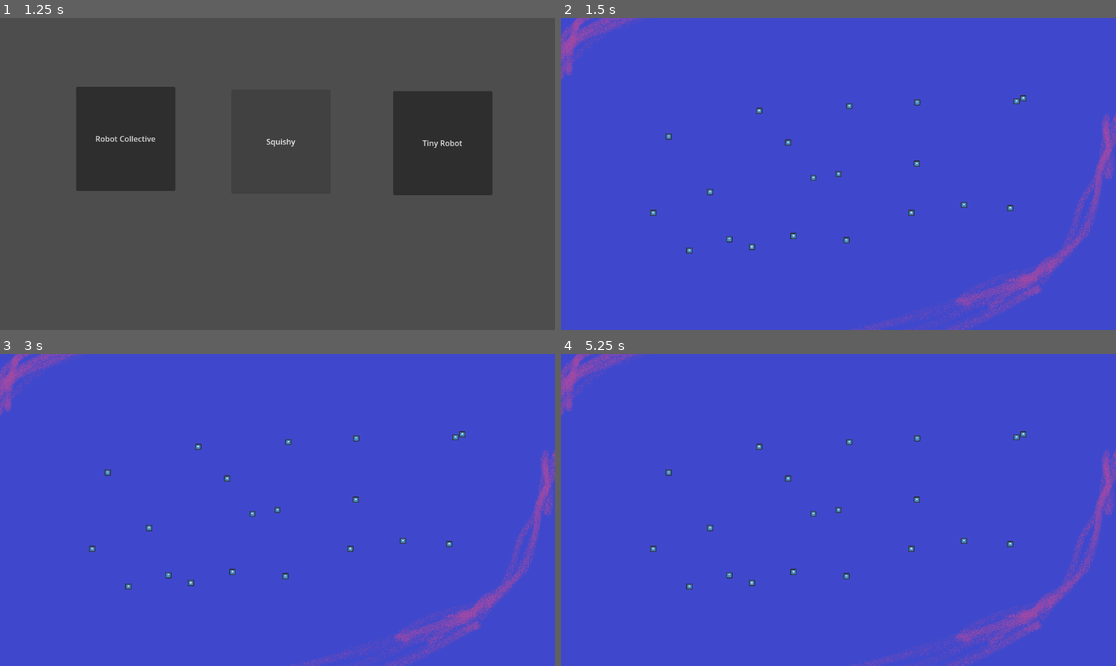
Above: before the commit, frames 1-4 (two rows, left to right).
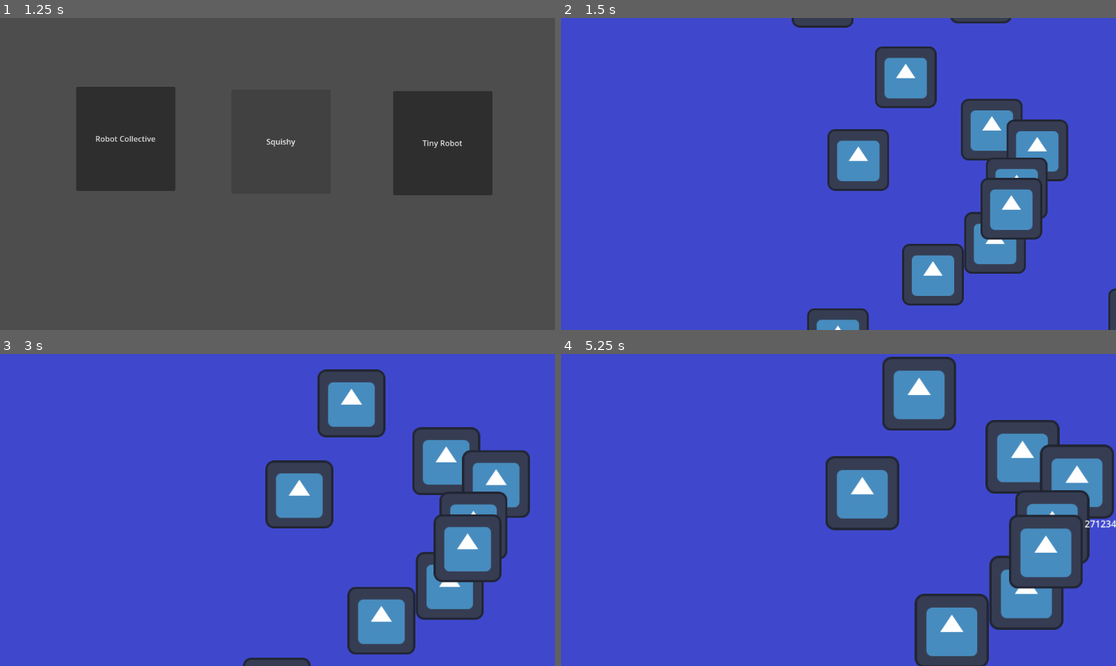
Above: after the commit, the same moments.

Repository: Jimmy-Jazz-x/StarGame
Game: Godot game, scene res://UI/MainMenu.tscn
Same seed, same stepped clock (60 frames per second), same inputs: the game is played once before the commit and once after it. The engine's default icon, where the game draws it, is replaced by a stand-in: a white triangle on a blue panel in a dark square.
Inputs (mouse positions are in pixels of both pictures, inside the frame that each line leads up to):
- Up to frame 1 (1.25 s): click (277, 183) at 0.5 s
- Up to frame 2 (1.5 s): click "Robot Collective" at 1.25 s
- Up to frame 3 (3 s): tap Enter at 2 s; move the mouse to (399, 494) at 2.02 s; press the mouse at (399, 494) at 2.03 s; tap Mouse wheel up (Zoom In, bound only after the commit) at 2.3, 2.85 s; tap Space at 2.75 s; move the mouse to (166, 525) at 2.77 s; release the mouse at (166, 525) at 2.78 s
- Up to frame 4 (5.25 s): tap Mouse wheel down (Zoom Out, bound only after the commit) at 3.05, 3.6 s; tap Enter at 3.5, 5 s; move the mouse to (894, 441) at 3.52 s; press the mouse at (894, 441) at 3.53 s; tap Space at 4.25 s; move the mouse to (810, 572) at 4.27 s; release the mouse at (810, 572) at 4.28 s; click (810, 572) at 4.35 s; tap Mouse wheel up (Zoom In, bound only after the commit) at 4.55, 5.1 s; move the mouse to (1005, 556) at 5.02 s

Frame 1 is identical in both runs. In frame 2, 19% of the frame differs, in the area x 0-100%, y 0-100%; in frame 3, 21%; in frame 4, 22%.

Commit message:
Updated map

Diff:
--- /dev/null
+++ b/Gameplay/Camera2D.gd
@@ -0,0 +1,29 @@
+extends Camera2D
+
+var mouse_start_pos
+var screen_start_position
+var ZoomSpeed = Vector2(0.1,0.1)
+var dragging = false
+# Called when the node enters the scene tree for the first time.
+func _ready():
+	pass # Replace with function body.
+
+
+# Called every frame. 'delta' is the elapsed time since the previous frame.
+func _process(delta):
+
+	if Input.is_action_pressed("Left Click"):
+		print("press")
+		mouse_start_pos = get_global_mouse_position()
+		screen_start_position = get_position()
+		dragging = true
+	elif Input.is_action_just_released("Left Click"):
+		dragging = false
+	if InputEventMouseMotion and dragging:
+		print(str(get_global_mouse_position()))
+		self.position= zoom * (mouse_start_pos - get_global_mouse_position()) + screen_start_position
+
+	elif Input.is_action_just_released("Zoom In"):
+		zoom += ZoomSpeed
+	elif Input.is_action_just_released("Zoom Out"):
+		zoom -= ZoomSpeed
--- a/Gameplay/Map.gd
+++ b/Gameplay/Map.gd
@@ -5,15 +5,38 @@
 var Star3 = preload("res://SingleStar.tscn")
 # Called when the node enters the scene tree for the first time.
 func _ready():
-	var Number_of_Stars = rng.randi_range(20,40)
+	var Number_of_Stars = rng.randi_range(45,80)
 	print(Number_of_Stars)
 
-	for n in range(1,Number_of_Stars):
-		var Stars = [Star1,Star2,Star3]
-		var kinds = Stars[randi()% Stars.size()]
-		var TheStar = kinds.instantiate()
-		TheStar.position = Vector2(randf_range(-4000,4000),randf_range(-2000,2000))
-		add_child(TheStar)
+	#for n in range(1,Number_of_Stars):
+	#	var Stars = [Star1,Star2,Star3]
+	#	var kinds = Stars[randi()% Stars.size()]
+	#	var TheStar = kinds.instantiate()
+	#	TheStar.position = Vector2(randf_range(-4000,4000),randf_range(-2000,2000))
+	#	add_child(TheStar)
+
+	var a = 2;
+	var offset = 10;
+	var numArms =2;
+	var i = 0
+	for arm in numArms:
+		for p in (Number_of_Stars/numArms):
+			var pX = a * p * cos(p+(PI*arm))+(randf()*offset)
+			var pY = a * p * sin(p+(PI*arm))+(randf()*offset)
+			pX=pX*50
+			pY=pY*50
+			print(str(pX) + " | " + str(pY))
+			var Stars = [Star1,Star2,Star3]
+			var kinds = Stars[randi()% Stars.size()]
+			var TheStar = kinds.instantiate()
+			TheStar.position = Vector2(pX,pY-250)
+			TheStar.set_meta("IndexNum",i)
+			TheStar.set_meta("StarName",str(randi()))
+			add_child(TheStar)
+			i = i + 1
+
+
+
 
 	pass # Replace with function body.
 
--- a/Gameplay/Map.tscn
+++ b/Gameplay/Map.tscn
@@ -1,8 +1,9 @@
-[gd_scene load_steps=6 format=3 uid="uid://cxp2mlnc8khy0"]
+[gd_scene load_steps=7 format=3 uid="uid://cxp2mlnc8khy0"]
 
 [ext_resource type="Script" path="res://Gameplay/Map.gd" id="1_2bpvo"]
 [ext_resource type="Texture2D" uid="uid://bw250t685vlko" path="res://1920 SpaceBackgroup_TEMP.png" id="2_5ap4q"]
 [ext_resource type="PackedScene" uid="uid://ec0iph0ca5l7" path="res://SingleStar.tscn" id="3_ynm8u"]
+[ext_resource type="Script" path="res://Gameplay/Camera2D.gd" id="4_7u8ky"]
 
 [sub_resource type="TileSetAtlasSource" id="TileSetAtlasSource_m6wvl"]
 texture = ExtResource("2_5ap4q")
@@ -8071,6 +8072,9 @@
 texture = ExtResource("2_5ap4q")
 expand_mode = 2
 
-[node name="Camera2D" type="Camera2D" parent="SpaceMap/TextureRect"]
+[node name="MainCam2D" type="Camera2D" parent="SpaceMap/TextureRect"]
 position = Vector2(3, 2)
-zoom = Vector2(0.1, 0.1)
+position_smoothing_enabled = true
+drag_horizontal_enabled = true
+drag_vertical_enabled = true
+script = ExtResource("4_7u8ky")
--- /dev/null
+++ b/SingleStar.gd
@@ -0,0 +1,24 @@
+extends Sprite2D
+
+
+# Called when the node enters the scene tree for the first time.
+func _ready():
+	$StarInfoLabel.hide()
+	$StarInfoLabel.text = get_meta("StarName") + str(get_meta("IndexNum"))
+	pass # Replace with function body.
+
+
+# Called every frame. 'delta' is the elapsed time since the previous frame.
+func _process(delta):
+	pass
+
+
+func _on_texture_rect_mouse_entered():
+	print("test")
+	$StarInfoLabel.show()
+	pass # Replace with function body.
+
+
+func _on_texture_rect_mouse_exited():
+	$StarInfoLabel.hide()
+	pass # Replace with function body.
--- a/SingleStar.tscn
+++ b/SingleStar.tscn
@@ -1,6 +1,29 @@
-[gd_scene load_steps=2 format=3 uid="uid://ec0iph0ca5l7"]
+[gd_scene load_steps=3 format=3 uid="uid://ec0iph0ca5l7"]
 
 [ext_resource type="Texture2D" uid="uid://baebhb6bp2gnj" path="res://icon.svg" id="1_5tuc0"]
+[ext_resource type="Script" path="res://SingleStar.gd" id="2_5l1w7"]
 
-[node name="Node2D" type="Sprite2D"]
+[node name="StarNode2D" type="Sprite2D"]
+position = Vector2(64, 65)
 texture = ExtResource("1_5tuc0")
+script = ExtResource("2_5l1w7")
+metadata/IndexNum = 0
+metadata/StarName = ""
+metadata/Links = []
+
+[node name="TextureRect" type="TextureRect" parent="."]
+offset_left = -63.0
+offset_top = -64.0
+offset_right = 63.0
+offset_bottom = 63.0
+
+[node name="StarInfoLabel" type="Label" parent="."]
+offset_left = 67.0
+offset_top = -60.0
+offset_right = 447.0
+offset_bottom = 58.0
+
+[connection signal="focus_entered" from="TextureRect" to="." method="_on_texture_rect_focus_entered"]
+[connection signal="focus_exited" from="TextureRect" to="." method="_on_texture_rect_focus_exited"]
+[connection signal="mouse_entered" from="TextureRect" to="." method="_on_texture_rect_mouse_entered"]
+[connection signal="mouse_exited" from="TextureRect" to="." method="_on_texture_rect_mouse_exited"]
--- a/project.godot
+++ b/project.godot
@@ -18,3 +18,21 @@
 [dotnet]
 
 project/assembly_name="StarExplorer"
+
+[input]
+
+"Zoom In"={
+"deadzone": 0.5,
+"events": [Object(InputEventMouseButton,"resource_local_to_scene":false,"resource_name":"","device":-1,"window_id":0,"alt_pressed":false,"shift_pressed":false,"ctrl_pressed":false,"meta_pressed":false,"button_mask":0,"position":Vector2(0, 0),"global_position":Vector2(0, 0),"factor":1.0,"button_index":4,"canceled":false,"pressed":false,"double_click":false,"script":null)
+]
+}
+"Zoom Out"={
+"deadzone": 0.5,
+"events": [Object(InputEventMouseButton,"resource_local_to_scene":false,"resource_name":"","device":-1,"window_id":0,"alt_pressed":false,"shift_pressed":false,"ctrl_pressed":false,"meta_pressed":false,"button_mask":0,"position":Vector2(0, 0),"global_position":Vector2(0, 0),"factor":1.0,"button_index":5,"canceled":false,"pressed":false,"double_click":false,"script":null)
+]
+}
+"Left Click"={
+"deadzone": 0.5,
+"events": [Object(InputEventMouseButton,"resource_local_to_scene":false,"resource_name":"","device":-1,"window_id":0,"alt_pressed":false,"shift_pressed":false,"ctrl_pressed":false,"meta_pressed":false,"button_mask":0,"position":Vector2(0, 0),"global_position":Vector2(0, 0),"factor":1.0,"button_index":1,"canceled":false,"pressed":false,"double_click":false,"script":null)
+]
+}
Not shown, added: Textures/Concept Art Galaxy.png.import
